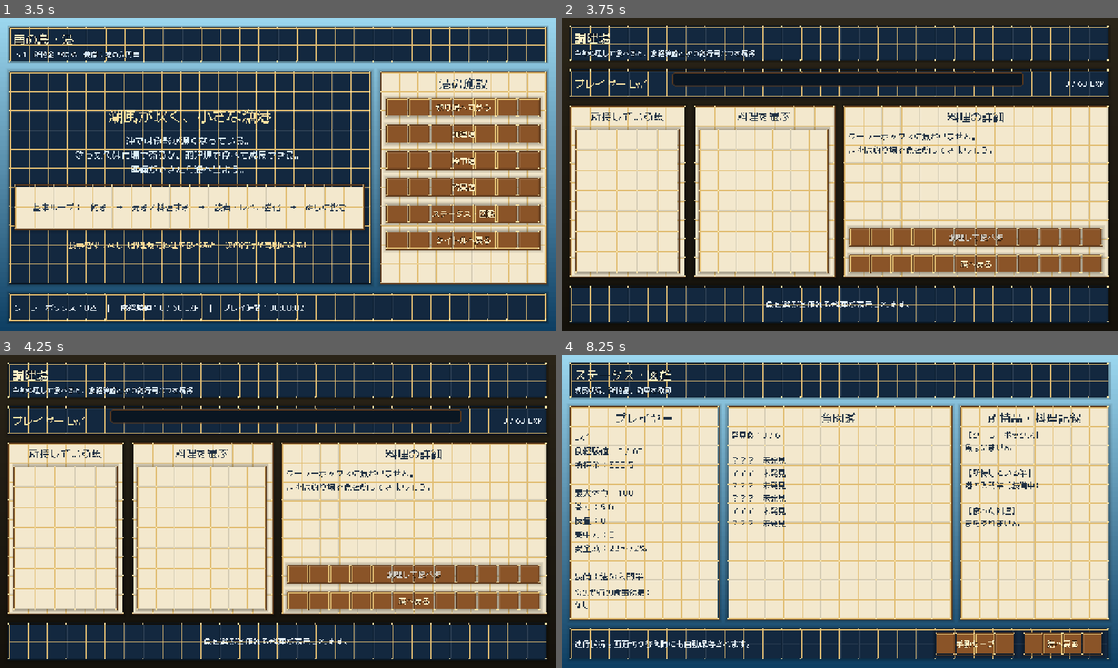
Above: before the commit, frames 1-4 (two rows, left to right).
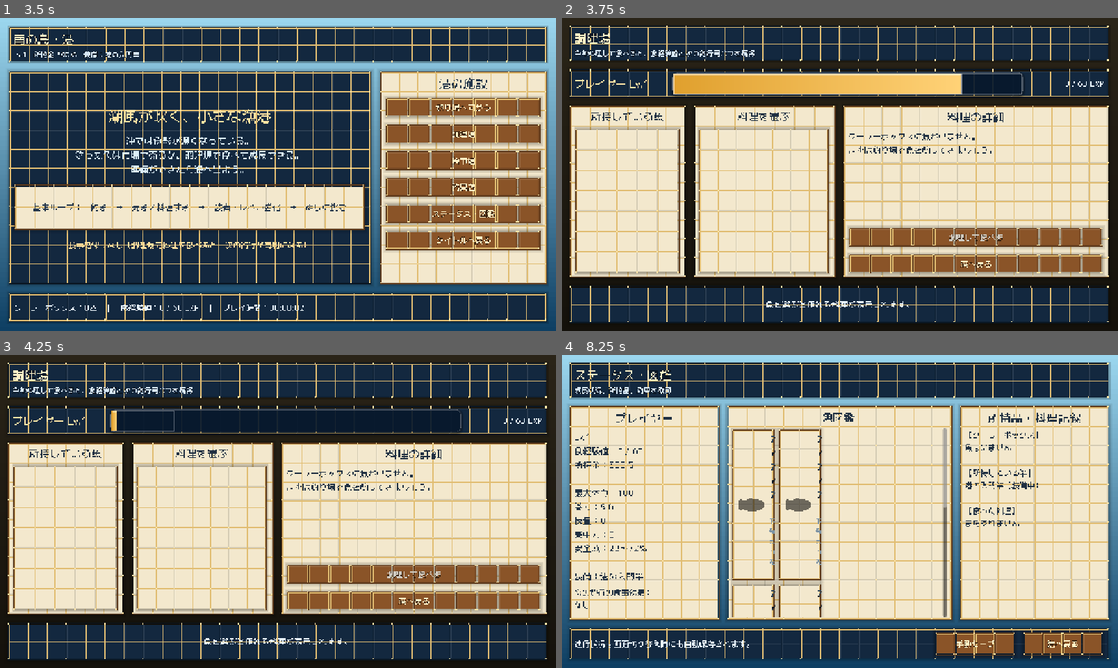
Above: after the commit, the same moments.

Repository: RYUKOU-OKUMURA/tsuri_quest_umi_mvp
Game: Godot game, scene res://scenes/main.tscn
The game is run twice, just before and just after one commit, with the same random seed, the same clock (stepped at 60 frames per second) and the same inputs.
Inputs:
- Up to frame 1 (3.5 s): click "ゲームを始める" at 0.5 s; click "釣り場へ向かう" at 1.25 s; click "仕掛けを投げる［Enter］" at 2 s; click "港へ戻る" at 2.75 s
- Up to frame 2 (3.75 s): click "調理場" at 3.5 s
- Up to frame 3 (4.25 s): no input
- Up to frame 4 (8.25 s): click "港へ戻る" at 4.25 s; click "魚市場" at 5 s; click "港へ戻る" at 5.75 s; click "釣具店" at 6.5 s; click "港へ戻る" at 7.25 s; click "ステータス・図鑑" at 8 s

Frame 1 is identical in both runs. In frame 2, 4.0% of the frame differs, in the area x 19-83%, y 17-26%; in frame 3, 1.0%; in frame 4, 4.6%, in the area x 30-70%, y 18-84%.

Commit message:
Refactor cooking and status screens to enhance UI components. Replace ProgressBar with GaugeBar for experience tracking, implement level-up panel overlay, and improve fish book display with a grid layout and procedural fish icons. Introduce caching for fish icons to optimize performance.

Diff:
--- /dev/null
+++ b/src/ui/components/level_up_panel.gd
@@ -0,0 +1,130 @@
+extends "res://src/ui/screen_base.gd"
+## 調理によるレベルアップ祝福演出オーバーレイ。
+#  - JRPGDialog 枠（深底＋金縁）を画面中央に表示
+#  - Lv.X → Lv.Y、能力上昇、ぬし解放を伝える
+#  - 表示時に scale-punch（TRANS_BACK）＋画面揺れ＋ヒットストップ
+#  - OK で縮小フェードして閉じる（closed シグナル発火 → queue_free）
+# screen_base の make_label/make_shadow_label/make_button/_wire_button_juice を再利用し、
+# 他画面と見た目を統一。配色は Palette に依存（dialog 枠は深底なので文字は明色）。
+signal closed
+
+var _dialog: PanelContainer
+var _subtitle: Label
+var _gains: Label
+var _boss: Label
+
+
+func _build_screen() -> void:
+	mouse_filter = Control.MOUSE_FILTER_STOP   # 下層の操作をブロック（祝福中は誤操作防止）
+
+	# 背景を半透明で暗化し、演出に視線を集める
+	var dim := ColorRect.new()
+	dim.color = Color(0.0, 0.0, 0.0, 0.45)
+	dim.set_anchors_and_offsets_preset(Control.PRESET_FULL_RECT)
+	dim.mouse_filter = Control.MOUSE_FILTER_STOP
+	add_child(dim)
+
+	var center := CenterContainer.new()
+	center.set_anchors_and_offsets_preset(Control.PRESET_FULL_RECT)
+	add_child(center)
+
+	_dialog = PanelContainer.new()
+	_dialog.theme_type_variation = "JRPGDialog"
+	_dialog.custom_minimum_size = Vector2(540.0, 0.0)
+	center.add_child(_dialog)
+
+	var box := VBoxContainer.new()
+	box.alignment = BoxContainer.ALIGNMENT_CENTER
+	box.add_theme_constant_override("separation", 14)
+	_dialog.add_child(box)
+
+	var title := make_shadow_label("LEVEL UP！", 44, Palette.GOLD_BRIGHT, 5)
+	title.horizontal_alignment = HORIZONTAL_ALIGNMENT_CENTER
+	box.add_child(title)
+
+	_subtitle = make_label("", 30, Palette.TEXT_BONE, 3)
+	_subtitle.horizontal_alignment = HORIZONTAL_ALIGNMENT_CENTER
+	box.add_child(_subtitle)
+
+	box.add_child(_spacer(6.0))
+
+	_gains = make_label("", 21, Color("#cfe4f3"), 2)
+	_gains.horizontal_alignment = HORIZONTAL_ALIGNMENT_CENTER
+	_gains.autowrap_mode = TextServer.AUTOWRAP_WORD_SMART
+	box.add_child(_gains)
+
+	_boss = make_label("", 23, Palette.GAUGE_RED_HI, 3)
+	_boss.horizontal_alignment = HORIZONTAL_ALIGNMENT_CENTER
+	box.add_child(_boss)
+
+	box.add_child(_spacer(10.0))
+
+	var ok := make_button("OK", _close, 240.0, true)
+	ok.size_flags_horizontal = Control.SIZE_SHRINK_CENTER
+	box.add_child(ok)
+
+
+func _spacer(height: float) -> Control:
+	var spacer := Control.new()
+	spacer.custom_minimum_size = Vector2(0.0, height)
+	return spacer
+
+
+func show_level_up(
+	level_from: int, level_to: int, old_stats: Dictionary, new_stats: Dictionary
+) -> void:
+	_subtitle.text = "Lv.%d   →   Lv.%d" % [level_from, level_to]
+	_gains.text = _build_gains_text(old_stats, new_stats)
+	var boss_unlocked := (
+		level_from < GameData.BOSS_UNLOCK_LEVEL and level_to >= GameData.BOSS_UNLOCK_LEVEL
+	)
+	_boss.text = "★ 港のぬしに挑戦できるようになった！" if boss_unlocked else ""
+	_boss.visible = boss_unlocked
+	_present()
+
+
+func _build_gains_text(old_stats: Dictionary, new_stats: Dictionary) -> String:
+	var lines: Array[String] = []
+	var d_energy := int(
+		round(float(new_stats.get("max_energy", 0)) - float(old_stats.get("max_energy", 0)))
+	)
+	var d_reel := float(new_stats.get("reel_power", 0)) - float(old_stats.get("reel_power", 0))
+	var d_tech := int(new_stats.get("technique", 0)) - int(old_stats.get("technique", 0))
+	var d_focus := int(new_stats.get("focus", 0)) - int(old_stats.get("focus", 0))
+	if d_energy != 0:
+		lines.append("最大体力　+%d" % d_energy)
+	if d_reel > 0.01:
+		lines.append("巻力　+%.1f" % d_reel)
+	if d_tech != 0:
+		lines.append("技量　+%d" % d_tech)
+	if d_focus != 0:
+		lines.append("集中力　+%d" % d_focus)
+	if lines.is_empty():
+		return ""
+	return "能力が上がった！\n" + "\n".join(PackedStringArray(lines))
+
+
+func _present() -> void:
+	_dialog.modulate.a = 0.0
+	_dialog.scale = Vector2(0.82, 0.82)
+	# レイアウト確定後に中心へ pivot を合わせる（scale が中心基準で膨らむ）
+	await get_tree().process_frame
+	_dialog.pivot_offset = _dialog.size * 0.5
+	var tw := create_tween()
+	tw.set_ease(Tween.EASE_OUT)
+	tw.set_trans(Tween.TRANS_BACK)
+	tw.tween_property(_dialog, "scale", Vector2.ONE, 0.34)
+	tw.parallel().tween_property(_dialog, "modulate:a", 1.0, 0.18)
+	Juicer.add_trauma(0.4)
+	Juicer.hit_stop(0.05)
+
+
+func _close() -> void:
+	closed.emit()
+	_dialog.pivot_offset = _dialog.size * 0.5
+	var tw := create_tween()
+	tw.set_ease(Tween.EASE_IN)
+	tw.set_trans(Tween.TRANS_QUAD)
+	tw.tween_property(_dialog, "scale", Vector2(0.86, 0.86), 0.16)
+	tw.parallel().tween_property(_dialog, "modulate:a", 0.0, 0.16)
+	tw.tween_callback(queue_free)
--- a/src/ui/components/underwater_view.gd
+++ b/src/ui/components/underwater_view.gd
@@ -37,6 +37,10 @@
 		Juicer.add_trauma(0.55)
 		Juicer.hit_stop(0.05)
 		_fish_flash = 1.0
+	elif state == FishingSimulator.State.ESCAPED:
+		# バラシ：弱めの揺れ＋短い停止で「逃した！」衝撃を演出
+		Juicer.add_trauma(0.35)
+		Juicer.hit_stop(0.04)
 
 
 func _draw() -> void:
--- a/src/ui/cooking_screen.gd
+++ b/src/ui/cooking_screen.gd
@@ -1,11 +1,14 @@
 extends "res://src/ui/screen_base.gd"
+
+const GaugeBarScript = preload("res://src/ui/components/gauge_bar.gd")
+const LevelUpPanelScript = preload("res://src/ui/components/level_up_panel.gd")
 
 var _fish_list: ItemList
 var _recipe_list: ItemList
 var _detail_label: Label
 var _cook_button: Button
 var _result_label: Label
-var _exp_bar: ProgressBar
+var _exp_bar: GaugeBar
 var _exp_label: Label
 var _level_label: Label
 var _selected_fish_id: String = ""
@@ -32,10 +35,11 @@
 	_level_label = make_label("", 24, Color("#ffe5a6"))
 	_level_label.custom_minimum_size = Vector2(210, 0)
 	level_row.add_child(_level_label)
-	_exp_bar = ProgressBar.new()
+	# 食経験値バー：汎用 GaugeBar（追従／残像／点滅付き）で ProgressBar を置換
+	_exp_bar = GaugeBarScript.new()
 	_exp_bar.size_flags_horizontal = Control.SIZE_EXPAND_FILL
-	_exp_bar.custom_minimum_size = Vector2(0, 32)
-	_exp_bar.show_percentage = false
+	_exp_bar.show_value = false
+	_exp_bar.set_colors(Palette.GAUGE_AMBER, Palette.GAUGE_AMBER_HI)
 	level_row.add_child(_exp_bar)
 	_exp_label = make_label("", 18, Color("#eaf6ff"))
 	_exp_label.custom_minimum_size = Vector2(170, 0)
@@ -118,11 +122,11 @@
 	_level_label.text = "プレイヤー Lv.%d" % PlayerProgress.level
 	if PlayerProgress.level >= GameData.MAX_LEVEL:
 		_exp_bar.max_value = 1.0
-		_exp_bar.value = 1.0
+		_exp_bar.set_value(1.0)
 		_exp_label.text = "MAX LEVEL"
 	else:
 		_exp_bar.max_value = maxf(1.0, float(PlayerProgress.exp_to_next_level()))
-		_exp_bar.value = PlayerProgress.exp
+		_exp_bar.set_value(float(PlayerProgress.exp))
 		_exp_label.text = "%d / %d EXP" % [PlayerProgress.exp, PlayerProgress.exp_to_next_level()]
 
 
@@ -218,6 +222,9 @@
 func _cook_selected() -> void:
 	if _selected_fish_id.is_empty() or _selected_recipe_id.is_empty():
 		return
+	# レベルアップ演出用に、調理前のレベル／能力を控える
+	var level_before := PlayerProgress.level
+	var stats_before := PlayerProgress.get_base_stats()
 	var result := PlayerProgress.cook_and_eat(_selected_fish_id, _selected_recipe_id)
 	if not bool(result.get("ok", false)):
 		_result_label.text = String(result.get("message", "調理できませんでした。"))
@@ -240,3 +247,16 @@
 		]
 	)
 	_refresh_all()
+	if not leveled_to.is_empty():
+		_show_level_up(
+			level_before, PlayerProgress.level, stats_before, PlayerProgress.get_base_stats()
+		)
+
+
+func _show_level_up(
+	level_from: int, level_to: int, old_stats: Dictionary, new_stats: Dictionary
+) -> void:
+	# LevelUpPanel をオーバーレイ表示（自身の queue_free で消える）
+	var panel := LevelUpPanelScript.new()
+	add_child(panel)
+	panel.show_level_up(level_from, level_to, old_stats, new_stats)
--- a/src/ui/status_screen.gd
+++ b/src/ui/status_screen.gd
@@ -73,16 +73,25 @@
 	var book_box := VBoxContainer.new()
 	book_box.add_theme_constant_override("separation", 8)
 	book_panel.add_child(book_box)
-	var book_title := make_label("魚図鑑", 27)
+	var book_title := make_label("魚図鑑", 25)
 	book_title.horizontal_alignment = HORIZONTAL_ALIGNMENT_CENTER
 	book_box.add_child(book_title)
 	var book_scroll := ScrollContainer.new()
 	book_scroll.size_flags_vertical = Control.SIZE_EXPAND_FILL
 	book_scroll.size_flags_horizontal = Control.SIZE_EXPAND_FILL
 	book_box.add_child(book_scroll)
-	var book_label := make_label(_build_fishbook_text(), 18)
-	book_label.size_flags_horizontal = Control.SIZE_EXPAND_FILL
-	book_scroll.add_child(book_label)
+	var book_grid := GridContainer.new()
+	book_grid.columns = 2
+	book_grid.add_theme_constant_override("hseparation", 8)
+	book_grid.add_theme_constant_override("vseparation", 8)
+	book_scroll.add_child(book_grid)
+	for fish_id in GameData.get_all_fish_ids():
+		var count := int(PlayerProgress.caught_counts.get(fish_id, 0))
+		var best := float(PlayerProgress.best_sizes.get(fish_id, 0.0))
+		if count > 0:
+			book_grid.add_child(_make_fish_card(GameData.get_fish(fish_id), count, best, false))
+		else:
+			book_grid.add_child(_make_fish_card(GameData.get_fish(fish_id), 0, 0.0, true))
 
 	var collection_panel := make_panel()
 	collection_panel.custom_minimum_size = Vector2(350, 0)
@@ -115,33 +124,58 @@
 	footer_row.add_child(make_button("港へ戻る", func() -> void: navigate("harbor"), 190))
 
 
-func _build_fishbook_text() -> String:
-	var lines: Array[String] = []
-	var discovered := 0
-	for fish_id in GameData.get_all_fish_ids():
-		var fish := GameData.get_fish(fish_id)
-		var count := int(PlayerProgress.caught_counts.get(fish_id, 0))
-		if count <= 0:
-			lines.append("？？？　未発見\n")
-			continue
-		discovered += 1
-		(
-			lines
-			. append(
-				(
-					"%s　[%s]\n  釣果：%d匹　最大：%.1f cm\n  %s\n"
-					% [
-						String(fish["name"]),
-						String(fish["rarity"]),
-						count,
-						float(PlayerProgress.best_sizes.get(fish_id, 0.0)),
-						String(fish["habitat"]),
-					]
-				)
-			)
-		)
-	lines.push_front("発見数：%d / %d\n\n" % [discovered, GameData.get_all_fish_ids().size()])
-	return "".join(PackedStringArray(lines))
+func _make_fish_card(fish: Dictionary, count: int, best: float, unknown: bool) -> PanelContainer:
+	var card := make_panel()
+	card.custom_minimum_size = Vector2(0.0, 92.0)
+	var row := HBoxContainer.new()
+	row.add_theme_constant_override("separation", 10)
+	card.add_child(row)
+	var icon := TextureRect.new()
+	if unknown:
+		icon.modulate = Color(0.0, 0.0, 0.0, 0.55)
+	icon.texture = UITextures.get_fish_icon(
+		Color.from_string(String(fish.get("color", "#8aa7b5")), Color("#8aa7b5"))
+	)
+	icon.custom_minimum_size = Vector2(64.0, 36.0)
+	icon.expand_mode = TextureRect.EXPAND_KEEP_SIZE
+	icon.size_flags_vertical = Control.SIZE_SHRINK_CENTER
+	row.add_child(icon)
+	var info := VBoxContainer.new()
+	info.size_flags_horizontal = Control.SIZE_EXPAND_FILL
+	info.size_flags_vertical = Control.SIZE_SHRINK_CENTER
+	info.add_theme_constant_override("separation", 2)
+	row.add_child(info)
+	if unknown:
+		info.add_child(make_label("？？？？？", 20, Palette.TEXT_BODY, 2))
+		info.add_child(make_label("未発見の魚", 14, Color("#7d93a4")))
+	else:
+		var name_row := HBoxContainer.new()
+		name_row.add_theme_constant_override("separation", 8)
+		info.add_child(name_row)
+		name_row.add_child(make_label(String(fish["name"]), 20, Palette.TEXT_DARK, 2))
+		var rarity := String(fish.get("rarity", ""))
+		var rarity_label := make_label("[%s]" % rarity, 14, _rarity_color(rarity), 2)
+		rarity_label.size_flags_vertical = Control.SIZE_SHRINK_CENTER
+		name_row.add_child(rarity_label)
+		var boss := bool(fish.get("boss", false))
+		var stat_text := "釣果：%d匹　最大：%.0fcm%s" % [count, best, ("　★ぬし" if boss else "")]
+		info.add_child(make_label(stat_text, 14, Palette.TEXT_BODY))
+		info.add_child(make_label(String(fish.get("habitat", "")), 13, Color("#6f8696")))
+	return card
+
+
+func _rarity_color(rarity: String) -> Color:
+	match rarity:
+		"コモン":
+			return Palette.TEXT_BODY
+		"アンコモン":
+			return Palette.GAUGE_CYAN
+		"ぬし":
+			return Palette.GAUGE_RED
+		"レア":
+			return Palette.GAUGE_AMBER
+		_:
+			return Palette.GOLD
 
 
 func _build_collection_text() -> String:
--- a/src/ui/ui_textures.gd
+++ b/src/ui/ui_textures.gd
@@ -9,6 +9,7 @@
 const SHADOW_ALPHA := 0.34
 
 static var _cache := {}
+static var _icon_cache := {}
 
 static func _config(variant: String) -> Dictionary:
 	match variant:
@@ -101,3 +102,53 @@
 		style.shadow_size = shadow_size
 		style.shadow_offset = Vector2(0.0, maxf(float(shadow_size) * 0.45, 3.0))
 	return style
+
+
+# ── 魚図鑑アイコン（procedural）。色1つから楕円魚を生成しキャッシュする。 ──
+static func get_fish_icon(color: Color) -> ImageTexture:
+	if _icon_cache.has(color):
+		return _icon_cache[color]
+	var img := Image.create_empty(64, 36, false, Image.FORMAT_RGBA8)
+	img.fill(Color(0.0, 0.0, 0.0, 0.0))
+	var dark := color.darkened(0.42)
+	var light := color.lightened(0.32)
+	_fill_ellipse(img, 10, 18, 6, 13, dark)   # 尾（縦長）
+	_fill_ellipse(img, 36, 18, 28, 14, dark)  # 輪郭
+	_fill_ellipse(img, 36, 18, 26, 12, color) # 胴
+	_fill_ellipse(img, 32, 6, 6, 4, dark)     # 背びれ
+	_fill_ellipse(img, 38, 23, 18, 4, Color(light.r, light.g, light.b, 0.55))  # 腹ハイライト
+	_set_px(img, 50, 14, Color(1.0, 1.0, 1.0, 1.0))
+	_set_px(img, 51, 14, Color(1.0, 1.0, 1.0, 1.0))
+	_set_px(img, 50, 15, Color(0.05, 0.05, 0.05, 1.0))
+	var tex := ImageTexture.create_from_image(img)
+	_icon_cache[color] = tex
+	return tex
+
+
+static func _fill_ellipse(img: Image, cx: int, cy: int, rx: float, ry: float, color: Color) -> void:
+	for y in range(cy - int(ry) - 1, cy + int(ry) + 2):
+		for x in range(cx - int(rx) - 1, cx + int(rx) + 2):
+			var dx := (float(x) - float(cx)) / rx
+			var dy := (float(y) - float(cy)) / ry
+			if dx * dx + dy * dy <= 1.0:
+				_set_px(img, x, y, color)
+
+
+static func _set_px(img: Image, x: int, y: int, color: Color) -> void:
+	if x < 0 or y < 0 or x >= img.get_width() or y >= img.get_height():
+		return
+	if color.a >= 0.999:
+		img.set_pixel(x, y, color)
+		return
+	var bg := img.get_pixel(x, y)
+	var a := color.a
+	img.set_pixel(
+		x,
+		y,
+		Color(
+			lerpf(bg.r, color.r, a),
+			lerpf(bg.g, color.g, a),
+			lerpf(bg.b, color.b, a),
+			minf(bg.a + a * (1.0 - bg.a), 1.0)
+		)
+	)
--- /dev/null
+++ b/tools/cooking_preview.gd
@@ -0,0 +1,67 @@
+extends Control
+## 調理画面＋レベルアップ演出のキャプチャツール。
+# headlessでも描画できるよう SubViewport でオフスクリーン描画する。
+# PlayerProgress の進行/所持魚を一時的に捏造（保存しないのでディスク不変）。
+const ThemeFactory = preload("res://src/ui/ui_theme.gd")
+const CookingScreen = preload("res://src/ui/cooking_screen.gd")
+const LevelUpPanelScript = preload("res://src/ui/components/level_up_panel.gd")
+const OUT := "/tmp/tsuri_cooking.png"
+const VW := Vector2i(1280, 720)
+
+
+func _ready() -> void:
+	theme = ThemeFactory.build_theme()
+
+	# 捏造：レベル4・EXP半分・魚3種（保存しないのでディスクは不変）
+	PlayerProgress.level = 4
+	PlayerProgress.exp = int(float(PlayerProgress.exp_to_next_level()) * 0.5)
+	PlayerProgress.inventory.clear()
+	var fish_ids := GameData.get_all_fish_ids()
+	if not fish_ids.is_empty():
+		PlayerProgress.inventory[fish_ids[0]] = 4
+	if fish_ids.size() > 1:
+		PlayerProgress.inventory[fish_ids[1]] = 2
+	if fish_ids.size() > 2:
+		PlayerProgress.inventory[fish_ids[2]] = 1
+
+	var vp := SubViewport.new()
+	vp.size = VW
+	vp.disable_3d = true
+	vp.transparent_bg = false
+	vp.render_target_clear_mode = SubViewport.CLEAR_MODE_ONCE
+	vp.render_target_update_mode = SubViewport.UPDATE_ALWAYS
+	add_child(vp)
+
+	var s := CookingScreen.new()
+	# SubViewport は別テーマコンテキストになるため、画面自身にテーマを設定して子孫へ継承させる
+	s.theme = ThemeFactory.build_theme()
+	s.configure({})
+	s.size = Vector2(VW)
+	vp.add_child(s)
+
+	await get_tree().process_frame
+	await get_tree().process_frame
+
+	# 能力差分が見えるよう、1レベル前の旧statsを捏造して演出を表示
+	var new_stats := PlayerProgress.get_base_stats()
+	var old_level := maxi(1, PlayerProgress.level - 1)
+	var old_stats := {
+		"max_energy": float(new_stats["max_energy"]) - 5.0,
+		"reel_power": float(new_stats["reel_power"]) - 0.58,
+		"technique": int(new_stats["technique"]) - 1,
+		"focus": int(new_stats["focus"]) - 1,
+	}
+	var panel := LevelUpPanelScript.new()
+	s.add_child(panel)
+	panel.show_level_up(old_level, PlayerProgress.level, old_stats, new_stats)
+
+	await get_tree().create_timer(0.7).timeout
+	await get_tree().process_frame
+
+	var img := vp.get_texture().get_image()
+	if img == null:
+		push_error("SubViewport get_image() returned null")
+		get_tree().quit(1)
+		return
+	img.save_png(OUT)
+	get_tree().quit()
--- /dev/null
+++ b/tools/cooking_preview.tscn
@@ -0,0 +1,12 @@
+[gd_scene load_steps=2 format=3]
+
+[ext_resource type="Script" path="res://tools/cooking_preview.gd" id="1_cp"]
+
+[node name="CookingPreview" type="Control"]
+layout_mode = 3
+anchors_preset = 15
+anchor_right = 1.0
+anchor_bottom = 1.0
+grow_horizontal = 2
+grow_vertical = 2
+script = ExtResource("1_cp")
--- /dev/null
+++ b/tools/skin_gallery_preview.gd
@@ -0,0 +1,85 @@
+extends Control
+## 9スライススキン各変体の描画検証（ピクセルサンプリングで確定）。
+# host.theme を設定し、各 panel/button が金縁／金塗りを含むかをピクセル距離で判定して印字。
+# analyze_image の判断揺れを排除するため、画像解析ではなく実ピクセル値で検証する。
+const ThemeFactory = preload("res://src/ui/ui_theme.gd")
+const OUT := "/tmp/tsuri_skins.png"
+const VW := Vector2i(1000, 560)
+
+
+func _ready() -> void:
+	var vp := SubViewport.new()
+	vp.size = VW
+	vp.disable_3d = true
+	vp.render_target_update_mode = SubViewport.UPDATE_ALWAYS
+	add_child(vp)
+
+	var host := Control.new()
+	host.theme = ThemeFactory.build_theme()
+	host.set_anchors_preset(Control.PRESET_FULL_RECT)
+	host.size = Vector2(VW)
+	vp.add_child(host)
+
+	var col := VBoxContainer.new()
+	col.set_anchors_preset(Control.PRESET_FULL_RECT)
+	col.add_theme_constant_override("separation", 16)
+	host.add_child(col)
+
+	var nodes: Array = []
+	for v in ["default", "DarkPanel", "JRPGDialog"]:
+		var p := PanelContainer.new()
+		p.name = "panel_" + v
+		if v != "default":
+			p.theme_type_variation = v
+		p.custom_minimum_size = Vector2(460, 64)
+		var l := Label.new()
+		l.text = "  %s" % v
+		p.add_child(l)
+		col.add_child(p)
+		nodes.append(p)
+
+	var row := HBoxContainer.new()
+	row.add_theme_constant_override("separation", 20)
+	col.add_child(row)
+	for cfg in [["Normal", ""], ["GoldButton", "GoldButton"]]:
+		var b := Button.new()
+		b.name = "btn_" + cfg[0]
+		b.text = cfg[0]
+		if cfg[1] != "":
+			b.theme_type_variation = cfg[1]
+		b.custom_minimum_size = Vector2(210, 58)
+		row.add_child(b)
+		nodes.append(b)
+
+	await get_tree().process_frame
+	await get_tree().process_frame
+	await get_tree().create_timer(0.3).timeout
+
+	var img := vp.get_texture().get_image()
+	img.save_png(OUT)
+
+	# 各ノード矩形内の「金色みピクセル」数と最も明るい赤成分を印字
+	var gold := Vector3(Palette.GOLD.r, Palette.GOLD.g, Palette.GOLD.b)
+	var gold_deep := Vector3(Palette.GOLD_DEEP.r, Palette.GOLD_DEEP.g, Palette.GOLD_DEEP.b)
+	var gold_bright := Vector3(Palette.GOLD_BRIGHT.r, Palette.GOLD_BRIGHT.g, Palette.GOLD_BRIGHT.b)
+	for node in nodes:
+		var ctrl := node as Control
+		var r: Rect2 = ctrl.get_global_rect()
+		var hits := 0
+		var brightest := 0.0
+		for yi in range(int(r.position.y), int(r.position.y + r.size.y), 2):
+			for xi in range(int(r.position.x), int(r.position.x + r.size.x), 2):
+				if xi < 0 or yi < 0 or xi >= VW.x or yi >= VW.y:
+					continue
+				var px: Color = img.get_pixel(xi, yi)
+				brightest = maxf(brightest, px.r)
+				var v := Vector3(px.r, px.g, px.b)
+				if (
+					v.distance_to(gold) < 0.22
+					or v.distance_to(gold_deep) < 0.22
+					or v.distance_to(gold_bright) < 0.22
+				):
+					hits += 1
+		print("NODE=%-22s rect=[%d,%d,%d,%d] goldish=%d brightest_r=%.2f" % [ctrl.name, int(r.position.x), int(r.position.y), int(r.size.x), int(r.size.y), hits, brightest])
+
+	get_tree().quit()
--- /dev/null
+++ b/tools/skin_gallery_preview.tscn
@@ -0,0 +1,12 @@
+[gd_scene load_steps=2 format=3]
+
+[ext_resource type="Script" path="res://tools/skin_gallery_preview.gd" id="1_sg"]
+
+[node name="SkinGallery" type="Control"]
+layout_mode = 3
+anchors_preset = 15
+anchor_right = 1.0
+anchor_bottom = 1.0
+grow_horizontal = 2
+grow_vertical = 2
+script = ExtResource("1_sg")
--- /dev/null
+++ b/tools/status_preview.gd
@@ -0,0 +1,47 @@
+extends Control
+## ステータス/図鑑画面のキャプチャツール（SubViewport オフスクリーン描画）。
+# 一部の魚を発見済みに捏造してカードが埋まるようにする（保存しないのでディスク不変）。
+const ThemeFactory = preload("res://src/ui/ui_theme.gd")
+const StatusScreen = preload("res://src/ui/status_screen.gd")
+const OUT := "/tmp/tsuri_status.png"
+const VW := Vector2i(1280, 720)
+
+
+func _ready() -> void:
+	var vp := SubViewport.new()
+	vp.size = VW
+	vp.disable_3d = true
+	vp.render_target_update_mode = SubViewport.UPDATE_ALWAYS
+	add_child(vp)
+
+	# 捏造：いくつか発見済みに（add_child 前＝_build_screen 実行前に行う）
+	PlayerProgress.caught_counts.clear()
+	PlayerProgress.best_sizes.clear()
+	var ids := GameData.get_all_fish_ids()
+	if ids.size() > 0:
+		PlayerProgress.caught_counts[ids[0]] = 12
+		PlayerProgress.best_sizes[ids[0]] = 23.5
+	if ids.size() > 1:
+		PlayerProgress.caught_counts[ids[1]] = 5
+		PlayerProgress.best_sizes[ids[1]] = 31.0
+	if ids.size() > 2:
+		PlayerProgress.caught_counts[ids[2]] = 3
+		PlayerProgress.best_sizes[ids[2]] = 28.2
+	for fid in ids:
+		if bool(GameData.get_fish(fid).get("boss", false)):
+			PlayerProgress.caught_counts[fid] = 1
+			PlayerProgress.best_sizes[fid] = 52.0
+
+	var s := StatusScreen.new()
+	s.theme = ThemeFactory.build_theme()
+	s.configure({})
+	s.size = Vector2(VW)
+	vp.add_child(s)
+
+	await get_tree().process_frame
+	await get_tree().process_frame
+	await get_tree().create_timer(0.4).timeout
+
+	var img := vp.get_texture().get_image()
+	img.save_png(OUT)
+	get_tree().quit()
--- /dev/null
+++ b/tools/status_preview.tscn
@@ -0,0 +1,12 @@
+[gd_scene load_steps=2 format=3]
+
+[ext_resource type="Script" path="res://tools/status_preview.gd" id="1_sp"]
+
+[node name="StatusPreview" type="Control"]
+layout_mode = 3
+anchors_preset = 15
+anchor_right = 1.0
+anchor_bottom = 1.0
+grow_horizontal = 2
+grow_vertical = 2
+script = ExtResource("1_sp")
Not shown, added: src/ui/components/level_up_panel.gd.uid
Not shown, added: tools/cooking_preview.gd.uid
Not shown, added: tools/skin_gallery_preview.gd.uid
Not shown, added: tools/status_preview.gd.uid
